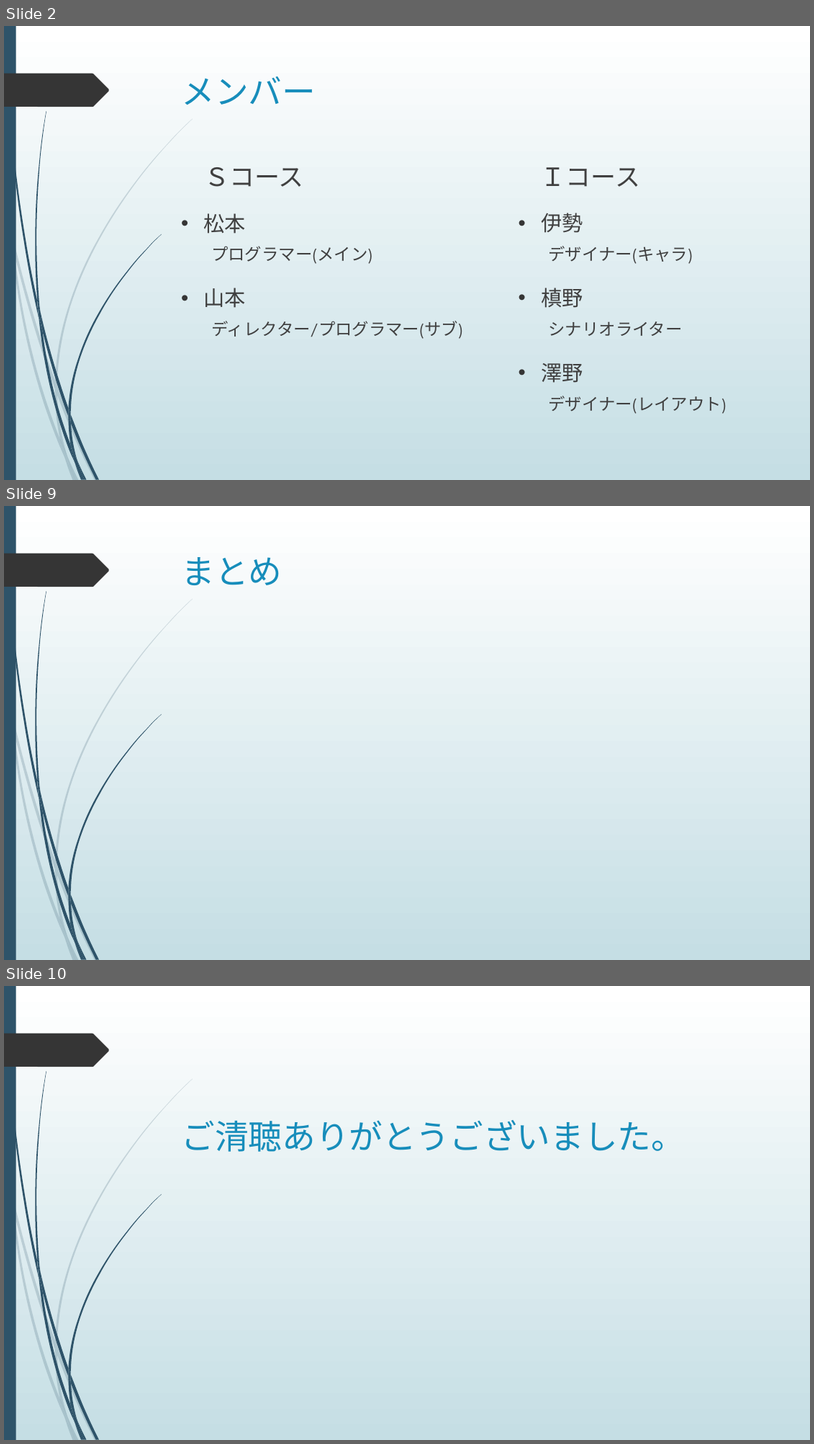
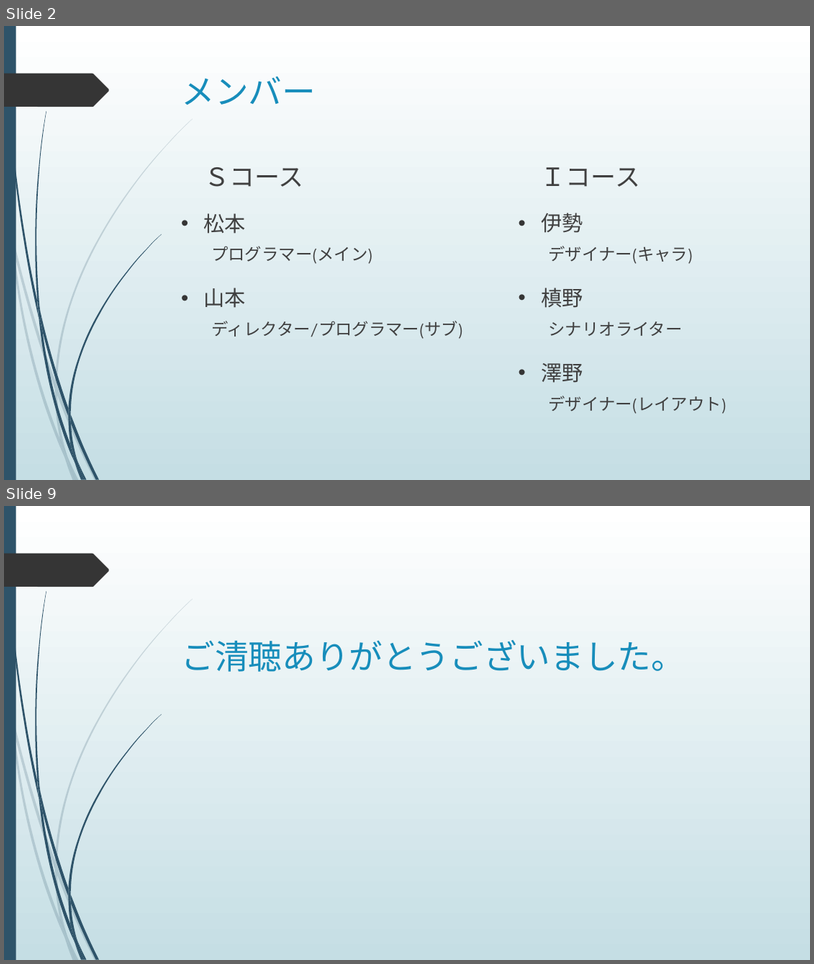
Before and after one commit to kistFteam/Conversation, a slide deck: パワーポイント.pptx. Shown one above the other, each under a label of ours: slides 2, 9 and 10 before the commit, slides 2 and 9 after it; the slides between them are not shown. The pictures are 814x1444 and 814x964 pixels, drawn with LibreOffice and Linux fonts; fonts in the diff are those of the drawing. Boxes give left, top, right and bottom in pixels: in the first picture for what was removed or moved away, otherwise in the second. Text is boxed around its words. In the diff, an @@ line names an element or a change of style, - is before the commit and + after.

```diff
--- a/パワーポイント.pptx
+++ b/パワーポイント.pptx
@@ slide 9 removed at bbox=[4, 506, 810, 960], background gradient #FFFFFF to #C5DEE5; not listed: 24 template elements that a slide beside it also shows @@
@@ title removed at bbox=[182, 557, 283, 585] @@
-まとめ
@@ what was slide 10 is now slide 9 @@
```
Also in this commit, not shown: 6 slides changed, 14 other files.
